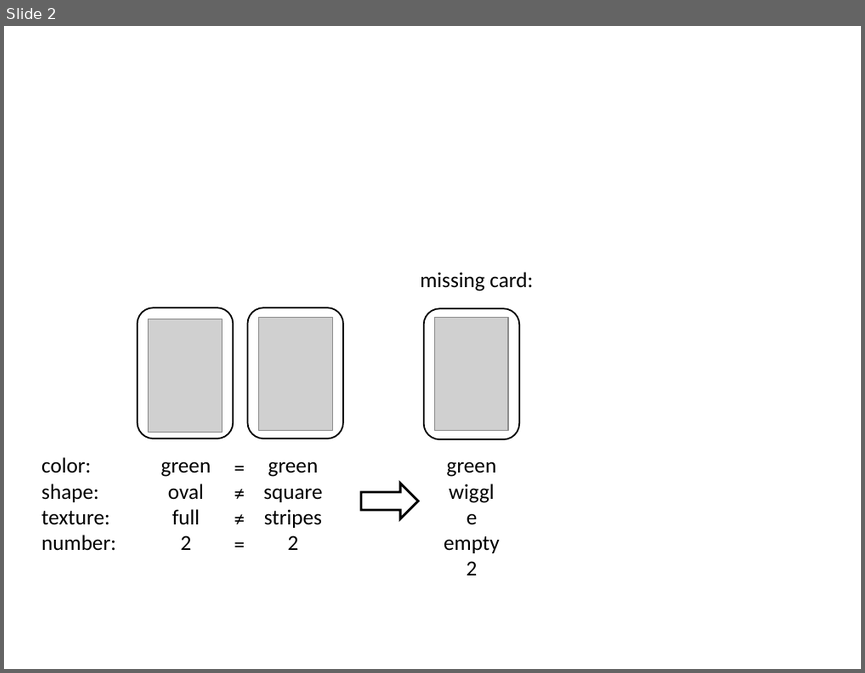
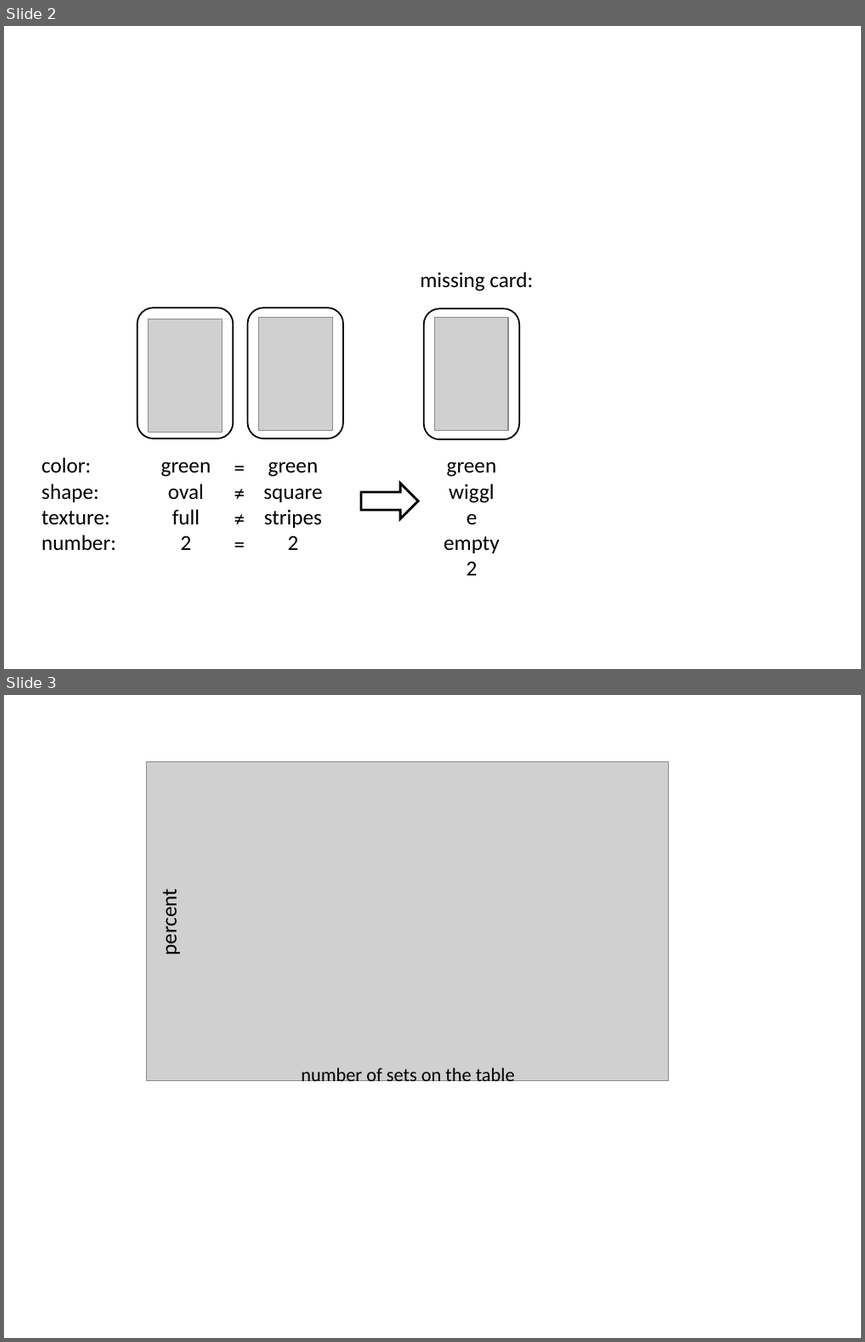
Before and after one commit to pberkes/masterbaboon, a slide deck: projects/setgame/figures.ppt. Shown one above the other, each under a label of ours: slide 2 before the commit, slides 2 and 3 after it. The pictures are 865x673 and 865x1342 pixels, drawn with LibreOffice and Linux fonts; fonts in the diff are those of the drawing; grey boxes stand for pictures. Boxes give left, top, right and bottom in pixels: in the first picture for what was removed or moved away, otherwise in the second. Text is boxed around its words. In the diff, an @@ line names an element or a change of style, - is before the commit and + after.

```diff
--- a/projects/setgame/figures.ppt
+++ b/projects/setgame/figures.ppt
@@ slide 3 added at (4, 695, 861, 1338), background #FFFFFF @@
@@ picture added at (146, 762, 668, 1081) @@
@@ text added at (156, 895, 182, 954), 18 pt, text #000000 @@
+percent
@@ text added at (301, 1067, 515, 1087), 16 pt, text #000000 @@
+number of sets on the table
```
Also in this commit, not shown: 2 other files.
